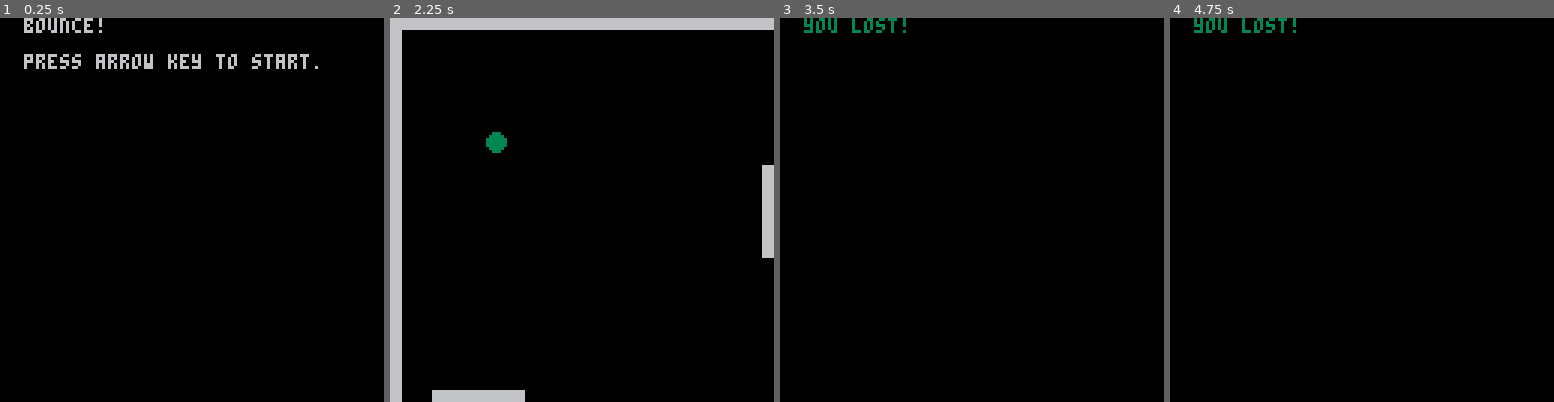
Above: before the commit, frames 1-4 (left to right).
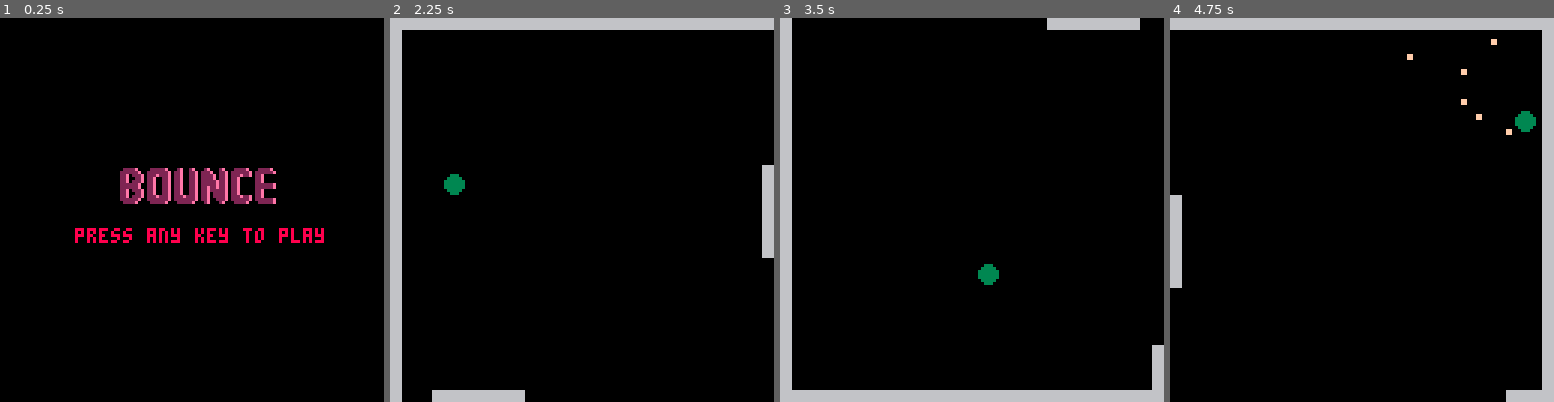
Above: after the commit, the same moments.

Repository: buffis/bounce
Game: PICO-8 cartridge bounce.p8
Two runs of this game, one before a commit and one after it. Both use one fixed random seed, a clock stepped at 60 frames per second and the inputs below.
Inputs:
- Up to frame 1 (0.25 s): no input
- Up to frame 2 (2.25 s): hold Left from 1.97 s (still down)
- Up to frame 3 (3.5 s): release Left at 2.37 s; hold Down 2.42-2.82 s; hold Right from 2.87 s (still down)
- Up to frame 4 (4.75 s): release Right at 3.53 s; hold Up 3.58-4.08 s; hold Right 4.13-4.53 s; hold Down from 4.58 s (still down)

The runs differ from the first frame. In frame 1, 5.3% of the frame differs, in the area x 6-85%, y 0-59%; in frame 2, 0.5%; in frame 3, 7.9%, in the area x 0-100%, y 0-100%; in frame 4, 7.7%.

Commit message:
More stuff

Diff:
--- a/bounce.p8
+++ b/bounce.p8
@@ -2,22 +2,54 @@
 version 4
 __lua__
 
-MOVE_STEP = 5
-PADDLE_SIZE = 15
+move_step = 5
+paddle_size = 15
+cycle_color = 0
 
 -- 1 = title. 2 = game. 3 = gameover
-GAME_STATE = 1
+game_state = 1
+
+particles = {}
+function particle_spawn(x, y, vx, vy)
+	p = {x=x,y=y,vx=vx,vy=vy,ticks=10}
+	add(particles, p)
+end
+
+function p_move(p)
+	p.x+=p.vx
+	p.y+=p.vy
+	p.ticks-=1
+end
+function particles_move()
+	foreach(particles, p_move)
+end
+
+function particles_prune()
+	new_p = {}
+	for p in all(particles) do
+		if p.ticks > 0 then
+			add(new_p, p)
+		end
+	end
+	particles = new_p
+end
+
+function p_draw(p)
+	rectfill(p.x,p.y,p.x+1,p.y+1,cycle_color)
+end
+function particles_draw()
+	foreach(particles, p_draw)
+end
 
 function _init()
-
 end
 
 function start_game()
-	w = { l={}, r={}, u={}, d={} }
+	w = {l={}, r={}, u={}, d={}} -- setup some structs for the walls
 	ballx = 14  bally = 34
-	ballvx = 3  ballvy = 1
+	ballvx = 1  ballvy = 3
 	x = 64 y = 64
-	GAME_STATE = 2
+	game_state = 2
 end
 
 function update_title()
@@ -29,39 +61,84 @@
 end
 
 function update_game()
-	-- Move ball
+	-- move ball
 	ballx += ballvx
 	bally += ballvy
 
-	-- Move paddles
- 	if (btn(0)) then x=x-MOVE_STEP end
-	if (btn(1)) then x=x+MOVE_STEP end
-	if (btn(2)) then y=y-MOVE_STEP end
-	if (btn(3)) then y=y+MOVE_STEP end
-	if x > 127 then x = 127 end
-	if x < 0 then x = 0 end
-	if y > 127 then y = 127 end
-	if y < 0 then y = 0 end
-
+	-- move paddles
+ 	if (btn(0)) then x=x-move_step end
+	if (btn(1)) then x=x+move_step end
+	if (btn(2)) then y=y-move_step end
+	if (btn(3)) then y=y+move_step end
+	x = max(x, 0)      y = max(y, 0)
+	x = min(x, 127)    y = min(y, 127)
+
+	-- handle stuff happening
 	handle_paddle_hit()
 	handle_gameover()
 
-	-- Make walls in inactive direction
+	-- make walls in inactive direction
 	if ballvx > 0 then w.r.active=true else w.r.active=false end
 	if ballvx < 0 then w.l.active=true else w.l.active=false end
 	if ballvy > 0 then w.d.active=true else w.d.active=false end
 	if ballvy < 0 then w.u.active=true else w.u.active=false end
+
+	-- update particles
+	particles_move()
+	particles_prune()
 end
 
 function _update()
-	if GAME_STATE == 1     then update_title()
-	elseif GAME_STATE == 2 then update_game()
-	elseif GAME_STATE == 3 then update_gameover()
+	cycle_color += 1
+	if cycle_color == 16 then cycle_color = 0 end
+
+	if game_state == 1     then update_title()
+	elseif game_state == 2 then update_game()
+	elseif game_state == 3 then update_gameover()
+	end
+end
+
+function create_bounce_particles(bounce_dir) -- numpad dirs
+	-- TODO: Clean
+	if bounce_dir == 8 then
+		particle_spawn(ballx, bally, 1, 5, 15)
+		particle_spawn(ballx, bally, -1, 5, 15)
+		particle_spawn(ballx, bally, 2, 4, 15)
+		particle_spawn(ballx, bally, -2, 8.5, 15)
+		particle_spawn(ballx, bally, 3, 2, 15)
+		particle_spawn(ballx, bally, -3, 3, 15)
+	end
+
+	if bounce_dir == 2 then
+		particle_spawn(ballx, bally, 1, -5, 15)
+		particle_spawn(ballx, bally, -1, -5, 15)
+		particle_spawn(ballx, bally, 2, -4, 15)
+		particle_spawn(ballx, bally, -2, -8.5, 15)
+		particle_spawn(ballx, bally, 3, -2, 15)
+		particle_spawn(ballx, bally, -3, -3, 15)
+	end
+
+	if bounce_dir == 6 then
+		particle_spawn(ballx, bally, -5,    1, 15)
+		particle_spawn(ballx, bally, -5,   -1, 15)
+		particle_spawn(ballx, bally, -4,    2, 15)
+		particle_spawn(ballx, bally, -8.5, -2, 15)
+		particle_spawn(ballx, bally, -2,    3, 15)
+		particle_spawn(ballx, bally, -3,   -3, 15)
+	end
+
+	if bounce_dir == 2 then
+		particle_spawn(ballx, bally, 5,    1, 15)
+		particle_spawn(ballx, bally, 5,   -1, 15)
+		particle_spawn(ballx, bally, 4,    2, 15)
+		particle_spawn(ballx, bally, 8.5, -2, 15)
+		particle_spawn(ballx, bally, 2,    3, 15)
+		particle_spawn(ballx, bally, 3,   -3, 15)
 	end
 end
 
 function draw_game()
-	-- Draw walls
+	-- draw walls
 	if (w.u.forced or not w.u.active) then
 		rectfill(0,0,127,3,6)
 	end
@@ -75,53 +152,57 @@
 		rectfill(124,0,127,127,6)
 	end
 
- 	-- Top paddle
- 	rectfill(x-PADDLE_SIZE,0,x+PADDLE_SIZE,3,6)
- 	-- Bottom paddle
- 	rectfill(x-PADDLE_SIZE,124,x+PADDLE_SIZE,127,6)
-	-- Left paddle
- 	rectfill(0,y-PADDLE_SIZE,3,y+PADDLE_SIZE,6)
- 	-- Bottom paddle
- 	rectfill(124,y-PADDLE_SIZE,127,y+PADDLE_SIZE,6)
-
- 	-- Ball
+ 	-- top paddle
+ 	rectfill(x-paddle_size,0,x+paddle_size,3,6)
+ 	-- bottom paddle
+ 	rectfill(x-paddle_size,124,x+paddle_size,127,6)
+	-- left paddle
+ 	rectfill(0,y-paddle_size,3,y+paddle_size,6)
+ 	-- bottom paddle
+ 	rectfill(124,y-paddle_size,127,y+paddle_size,6)
+
+ 	-- ball
  	circfill(ballx,bally,3,3)
+
+ 	-- particles
+ 	particles_draw()
 end
 
 function draw_title()
-	print("  bounce!\n")
-	print("  press arrow key to start.")
+	color(cycle_color)
+	print("press any key to play", 25, 70)
+
+	spr(1, 40, 50, 7, 2)
 end
 
 function draw_gameover()
-	print("  you lost!\n")
+	print("you lost!\n")
 end
 
 function _draw()
 	cls()
-	if     GAME_STATE == 1 then draw_title()
-	elseif GAME_STATE == 2 then draw_game()
-	elseif GAME_STATE == 3 then draw_gameover()
-	end
-end
-
-function get_dirs(pos, xory)
-	if (pos > (xory-PADDLE_SIZE) and pos < (xory+PADDLE_SIZE)) then
-		tmp = xory-PADDLE_SIZE
-		if     (pos < (tmp+4))  then return {-1, -3}
-		elseif (pos < (tmp+8))  then return {-2, -2}
-		elseif (pos < (tmp+13)) then return {-3, -1}
-		elseif (pos < (tmp+17)) then return {-3, nil}
-		elseif (pos < (tmp+21)) then return {-3, 1}
-		elseif (pos < (tmp+25)) then return {-2, 2}
-		else                         return {-1, 3}
+	if     game_state == 1 then draw_title()
+	elseif game_state == 2 then draw_game()
+	elseif game_state == 3 then draw_gameover()
+	end
+end
+
+function get_dirs(pos, posv1, posv2, xory)
+	if (pos > (xory-paddle_size) and pos < (xory+paddle_size)) then
+		distance_mod = abs(xory-pos)/paddle_size
+		if pos == xory then
+			return {-posv2, posv1}
+		elseif pos < xory then
+			return {-posv2, posv1-distance_mod}
+		elseif pos > xory then
+			return {-posv2, posv1+distance_mod}
 		end
 	end
 end
 
 function handle_gameover()
 	if ballx < -10 or ballx > 137 or bally < -10 or bally > 137 then
-		GAME_STATE = 3
+		game_state = 3
 	end
 end
 
@@ -135,74 +216,85 @@
 	if bally > 97 then w.d.forced = true end
 end
 
+bounced = false
 function handle_paddle_hit()
-	-- Paddle is 30 pixels wide
-	-- Hitboxes: [4][4][5][4][5][4][4]
-
-	-- Down
-	if (bally > 124) and (bally <= 130) then
+	bounced = false
+
+	-- down
+	if ballvy > 0 and bally > 124 and bally <= 130 then
 		if w.d.forced then
 			ballvy = -ballvy
 			w.d.forced = false
+			bounced = 2
 		else
 			maybe_force_horizontal_walls()
-			t = get_dirs(ballx, x)
+			t = get_dirs(ballx, ballvx, ballvy, x)
 			if t and t[1] != nil then ballvy = t[1] end
 			if t and t[2] != nil then ballvx = t[2] end
+			if t then bounced = 2 end
 		end
 	end
-	-- Up
-	if (bally < 5) and (bally >= -5) then
+	-- up
+	if ballvy < 0 and bally < 5 and bally >= -5 then
 		if w.u.forced then
 			ballvy = -ballvy
 			w.u.forced = false
+			bounced = 8
 		else
 			maybe_force_horizontal_walls()
-			t = get_dirs(ballx, x)
-			if t and t[1] != nil then ballvy = -t[1] end
-			if t and t[2] != nil then ballvx =  t[2] end
+			t = get_dirs(ballx, ballvx, ballvy, x)
+			if t and t[1] != nil then ballvy = t[1] end
+			if t and t[2] != nil then ballvx = t[2] end
+			if t then bounced = 8 end
 		end
 	end
-	-- Right
-	if (ballx > 122) and (ballx <= 130) then
+	-- right
+	if ballvx > 0 and ballx > 122 and ballx <= 130 then
 		if w.r.forced then
 			ballvx = -ballvx
 			w.r.forced = false
+			bounced = 6
 		else
 			maybe_force_vertical_walls()
-			t = get_dirs(bally, y)
+			t = get_dirs(bally, ballvy, ballvx, y)
 			if t and t[1] != nil then ballvx = t[1] end
 			if t and t[1] != nil then ballvy = t[2] end
+			if t then bounced = 6 end
 		end
 	end
-	-- Left
-	if (ballx < 5) and (ballx >= -5) then
+	-- left
+	if ballvx < 0 and ballx < 5 and ballx >= -5 then
 		if w.l.forced then
 			ballvx = -ballvx
 			w.l.forced = false
+			bounced = 4
 		else
 			maybe_force_vertical_walls()
-			t = get_dirs(bally, y)
-			if t and t[1] != nil then ballvx = -t[1] end
+			t = get_dirs(bally, ballvy, ballvx, y)
+			if t and t[1] != nil then ballvx = t[1] end
 			if t and t[1] != nil then ballvy =  t[2] end
+			if t then bounced = 4 end
 		end
 	end
-end
+
+	if bounced then create_bounce_particles(bounced) end
+end
+
 
 
 __gfx__
-00000000000000000000000000000000000000000000000000000000000000000000000000000000000000000000000000000000000000000000000000000000
-00000000000000000000000000000000000000000000000000000000000000000000000000000000000000000000000000000000000000000000000000000000
-00000000000000000000000000000000000000000000000000000000000000000000000000000000000000000000000000000000000000000000000000000000
-00000000000000000000000000000000000000000000000000000000000000000000000000000000000000000000000000000000000000000000000000000000
-00000000000000000000000000000000000000000000000000000000000000000000000000000000000000000000000000000000000000000000000000000000
-00000000000000000000000000000000000000000000000000000000000000000000000000000000000000000000000000000000000000000000000000000000
-00000000000000000000000000000000000000000000000000000000000000000000000000000000000000000000000000000000000000000000000000000000
-00000000000000000000000000000000000000000000000000000000000000000000000000000000000000000000000000000000000000000000000000000000
-00000000000000000000000000000000000000000000000000000000000000000000000000000000000000000000000000000000000000000000000000000000
-00000000000000000000000000000000000000000000000000000000000000000000000000000000000000000000000000000000000000000000000000000000
-00000000000000000000000000000000000000000000000000000000000000000000000000000000000000000000000000000000000000000000000000000000
-00000000000000000000000000000000000000000000000000000000000000000000000000000000000000000000000000000000000000000000000000000000
+0000000002222e000022222e0002e002e0002e0002e0002222e0002222e000000000000000000000000000000000000000000000000000000000000000000000
+00000000222222e002222222e022e0022e0222e0022e0222222e0222222e00000000000000000000000000000000000000000000000000000000000000000000
+0000000022e0222e0222e222e022e0022e02222e022e0222e22e022e000000000000000000000000000000000000000000000000000000000000000000000000
+0000000022e0022e022e0022e022e0022e02222e022e022e0000022e000000000000000000000000000000000000000000000000000000000000000000000000
+0000000022e0222e022e0022e022e0022e022222e22e022e0000022e000000000000000000000000000000000000000000000000000000000000000000000000
+00000000222222e0022e0022e022e0022e022222e22e022e00000222222e00000000000000000000000000000000000000000000000000000000000000000000
+00000000222222e0022e0022e022e0022e022e22e22e022e00000222222e00000000000000000000000000000000000000000000000000000000000000000000
+0000000022e0222e022e0022e022e0022e022e22222e022e0000022e000000000000000000000000000000000000000000000000000000000000000000000000
+0000000022e0022e022e0022e022e0022e022e02222e022e0000022e000000000000000000000000000000000000000000000000000000000000000000000000
+0000000022e0222e0222e222e0222e222e022e02222e0222e22e022e000000000000000000000000000000000000000000000000000000000000000000000000
+00000000222222e002222222e02222222e022e00222e0222222e0222222e00000000000000000000000000000000000000000000000000000000000000000000
+0000000002222e000022222e00022222e0002e0002e0002222e00022222e00000000000000000000000000000000000000000000000000000000000000000000
 00000000000000000000000000000000000000000000000000000000000000000000000000000000000000000000000000000000000000000000000000000000
 00000000000000000000000000000000000000000000000000000000000000000000000000000000000000000000000000000000000000000000000000000000
 00000000000000000000000000000000000000000000000000000000000000000000000000000000000000000000000000000000000000000000000000000000
